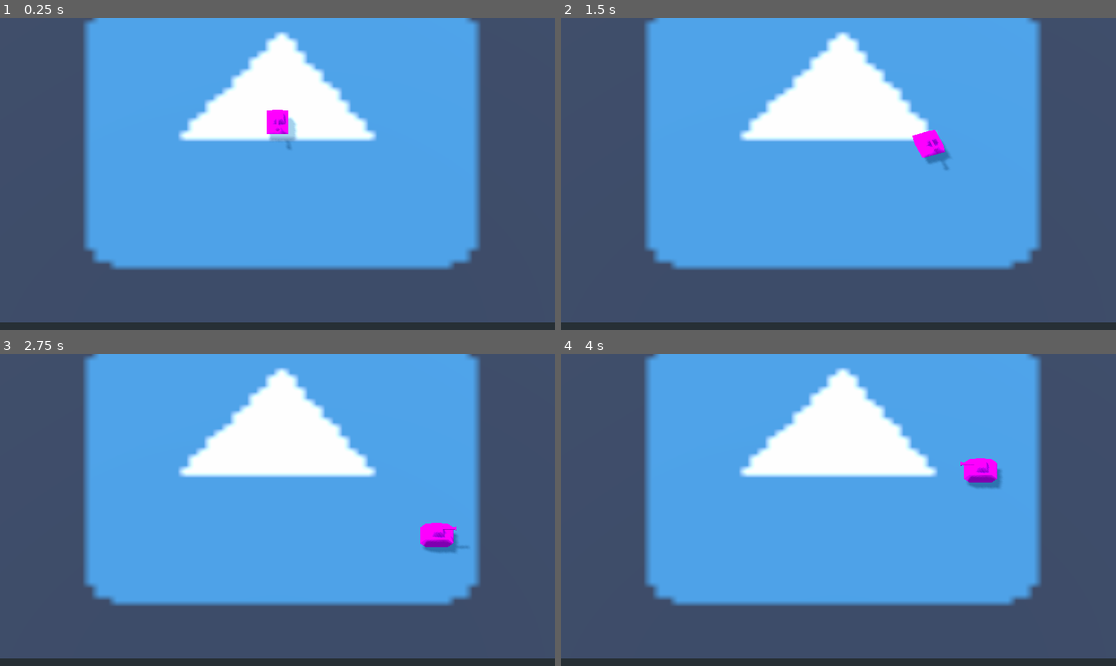
Above: before the commit, frames 1-4 (two rows, left to right).
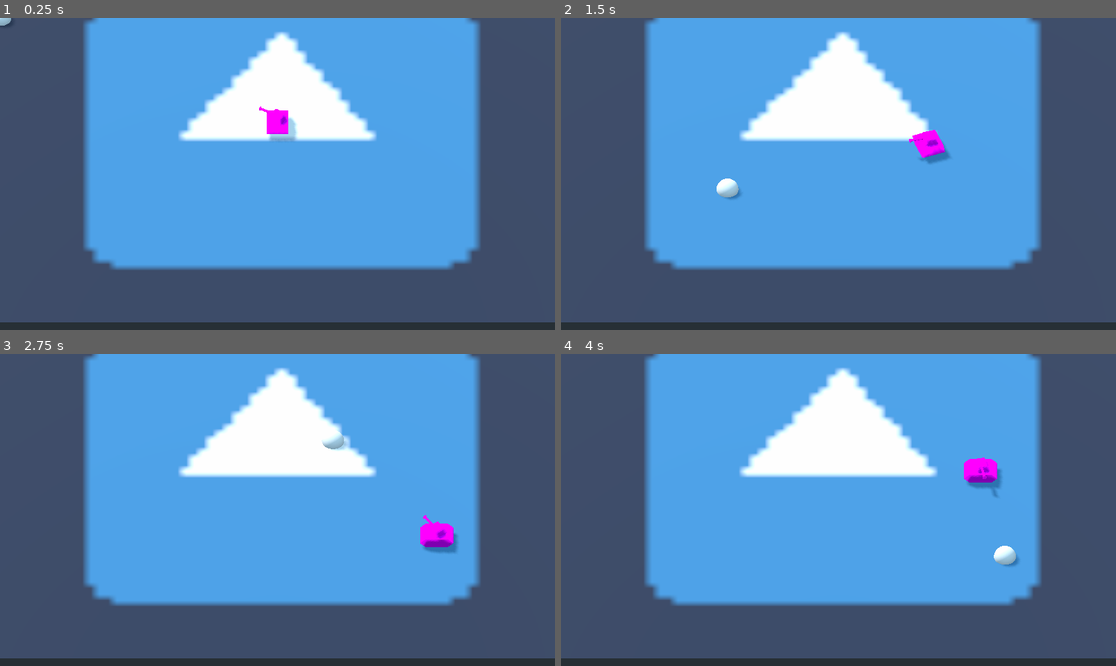
Above: after the commit, the same moments.

Repository: Hasnep/combatanks
Game: Godot game, scene res://World.tscn
Two runs of this game, one before a commit and one after it. Both use one fixed random seed, a clock stepped at 60 frames per second and the inputs below. The engine's default icon, where the game draws it, is replaced by a stand-in: a white triangle on a blue panel in a dark square.
Inputs (mouse positions are in pixels of both pictures, inside the frame that each line leads up to):
- Up to frame 1 (0.25 s): no input
- Up to frame 2 (1.5 s): tap Enter at 0.5 s; move the mouse to (960, 158) at 0.52 s; hold Right (move_right) 0.53-1.28 s; move the mouse to (727, 189) at 1.27 s; hold Down (move_down) from 1.28 s (still down)
- Up to frame 3 (2.75 s): move the mouse to (333, 441) at 2.02 s; release Down (move_down) at 2.03 s; hold Right (move_right) from 2.03 s (still down)
- Up to frame 4 (4 s): move the mouse to (810, 572) at 2.77 s; release Right (move_right) at 2.78 s; hold Up (move_up) 2.78-3.53 s; move the mouse to (1005, 556) at 3.52 s; hold Left (move_left) from 3.53 s (still down)

The runs differ from the first frame. In frame 1, 0.1% of the frame differs, in the area x 0-53%, y 0-43%; in frame 2, 0.3%; in frame 3, 0.2%; in frame 4, 0.3%, in the area x 71-83%, y 33-69%.

Commit message:
Make turret face mouse marker

Diff:
--- /dev/null
+++ b/Camera.gd
@@ -0,0 +1,10 @@
+extends Camera
+
+onready var mouse_marker = $"../MouseMarker"
+
+var floor_plane: Plane = Plane(Vector3(0, 1, 0), 0)
+
+func _process(delta:float):
+	var mouse_viewport: Vector2 = get_viewport().get_mouse_position()
+	var mouse_world: Vector3 = floor_plane.intersects_ray(project_ray_origin(mouse_viewport), project_ray_normal(mouse_viewport))
+	mouse_marker.transform.origin = mouse_world
--- a/Tank/Tank.gd
+++ b/Tank/Tank.gd
@@ -1,4 +1,8 @@
 extends KinematicBody
+
+onready var tank_base: MeshInstance = $"TankBase"
+onready var tank_turret: MeshInstance = $"TankTurret"
+onready var mouse_marker:MeshInstance = $"../MouseMarker"
 
 const max_speed: float = 10.0
 const max_angular_velocity: float = 0.1
@@ -22,7 +26,7 @@
 	if desired_x == 0 and desired_z == 0:
 		speed = 0
 	else:
-		var facing: Vector2 = Vector2(global_transform.basis.z.x, global_transform.basis.z.z)
+		var facing: Vector2 = Vector2(tank_base.global_transform.basis.z.x, tank_base.global_transform.basis.z.z)
 		direction_delta = Vector2(desired_x, desired_z).angle_to(facing)
 
 		# Limit rotation speed
@@ -33,6 +37,13 @@
 		if abs(direction_delta) < 0.001:
 			direction_delta = 0
 
-		rotation += Vector3(0, direction_delta, 0)
+		tank_base.rotation += Vector3(0, direction_delta, 0)
 		speed = max_speed
-	var linear_velocity = move_and_slide(speed * global_transform.basis.z)
+
+	var linear_velocity = move_and_slide(speed * tank_base.global_transform.basis.z)
+
+	var mouse_vector: Vector2 = Vector2(mouse_marker.transform.origin.x,mouse_marker.transform.origin.z)
+	var location_vector: Vector2 = Vector2(transform.origin.x, transform.origin.z)
+	var desired_vector:Vector2 = location_vector - mouse_vector
+	var turret_delta:float = desired_vector.angle_to(Vector2(0,-1))
+	tank_turret.rotation = Vector3(0,turret_delta,0)
--- a/World.tscn
+++ b/World.tscn
@@ -1,7 +1,10 @@
-[gd_scene load_steps=3 format=2]
+[gd_scene load_steps=5 format=2]
 
 [ext_resource path="res://Tank/Tank.tscn" type="PackedScene" id=1]
-[ext_resource path="res://Floor/Floor.tscn" type="PackedScene" id=2]
+[ext_resource path="res://Camera.gd" type="Script" id=2]
+[ext_resource path="res://Floor/Floor.tscn" type="PackedScene" id=3]
+
+[sub_resource type="SphereMesh" id=1]
 
 [node name="World" type="Spatial"]
 
@@ -14,6 +17,7 @@
 current = true
 size = 50.0
 far = 50.0
+script = ExtResource( 2 )
 
 [node name="DirectionalLight" type="DirectionalLight" parent="."]
 transform = Transform( -0.707107, 0.5, -0.5, 0, 0.707107, 0.707107, 0.707107, 0.5, -0.5, -10, 5, -5 )
@@ -21,4 +25,8 @@
 directional_shadow_split_2 = 0.15
 directional_shadow_split_3 = 0.2
 
-[node name="Floor" parent="." instance=ExtResource( 2 )]
+[node name="Floor" parent="." instance=ExtResource( 3 )]
+
+[node name="MouseMarker" type="MeshInstance" parent="."]
+mesh = SubResource( 1 )
+material/0 = null
